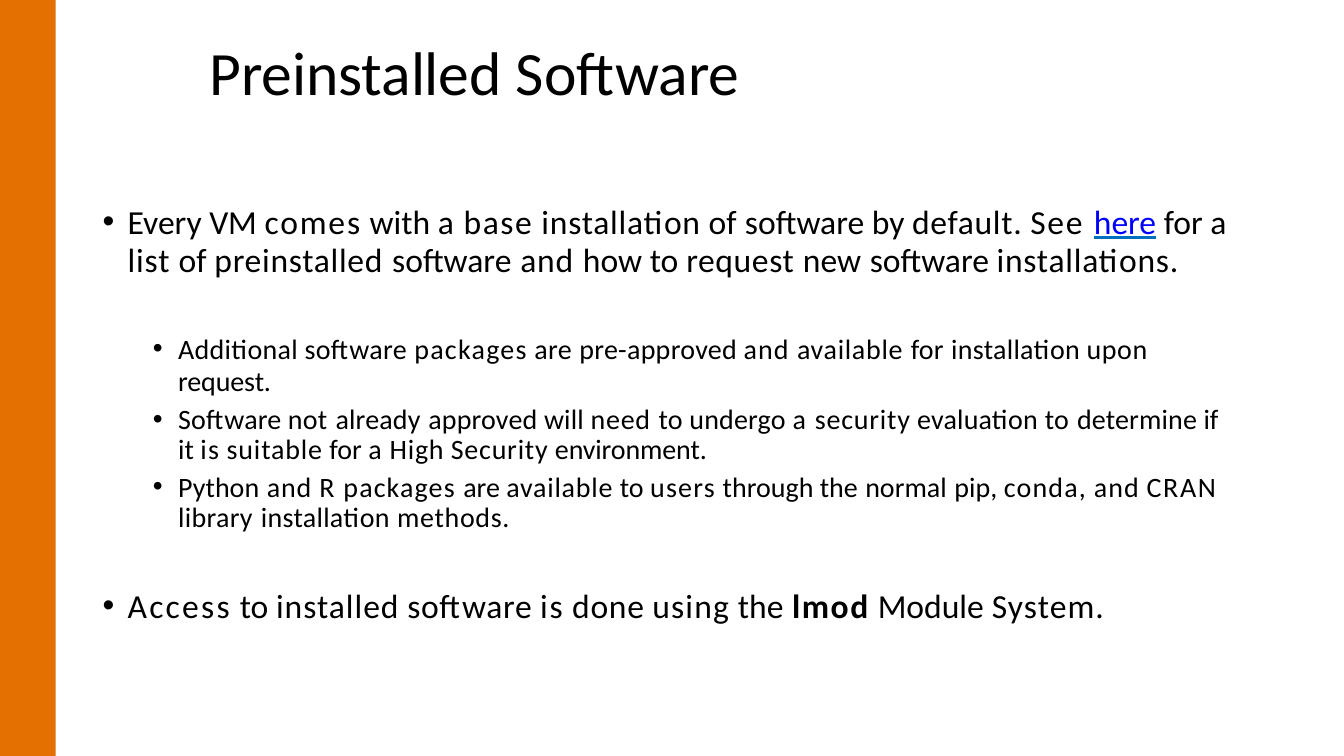
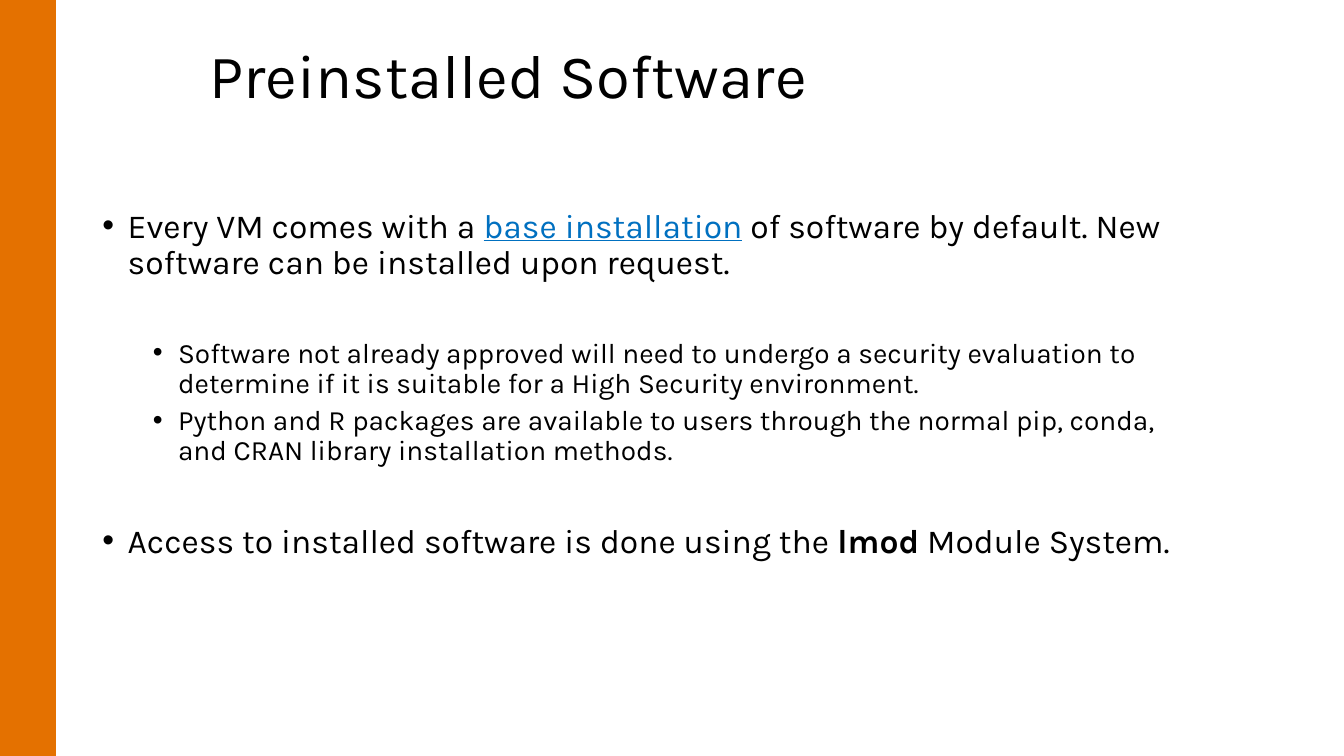
Before and after one commit to uvarc/rc-learning, a slide deck: slide 28 of content/notes/rio-intro/rio-intro.pptx (slide 18 before the commit). Drawn at 1344x756 pixels with LibreOffice and Linux fonts; fonts in the diff are those of the drawing; background and template pictures are left out. Boxes give left, top, right and bottom in pixels: in the first picture for what was removed or moved away, otherwise in the second. Text is boxed around its words. In the diff, an @@ line names an element or a change of style, - is before the commit and + after.

```diff
--- a/content/notes/rio-intro/rio-intro.pptx
+++ b/content/notes/rio-intro/rio-intro.pptx
@@ title "Preinstalled Software" at (x1=210, y1=55, x2=806, y2=99): font Calibri to Karla, letter spacing -0.1 to 0 pt; indent changed; line spacing 1 to 0.9; less space between paragraphs @@
@@ text at (x1=128, y1=215, x2=1161, y2=282): text changed; font Calibri to Karla @@
-• Every VM comes with a base installation of software by default. See here for a
-list of preinstalled software and how to request new software installations.
-  • Additional software packages are pre-approved and available for installation upon
-request.
+• Every VM comes with a base installation of software by default. New software can be installed upon request.
@@ text at (x1=128, y1=343, x2=1170, y2=562): font Calibri to Karla in "Software not already approved will need to ...", "Python and R packages are available to ...", "Access to installed software is done using ..."; letter spacing 0.1 to 0 pt in "Software not already approved will to undergo ..."; letter spacing 0.6 to 0 pt in "need security suitable High Security", "available"; letter spacing 1.1 to 0 pt in "a a", "CRAN", "lmod"; letter spacing -0.2 to 0 pt in "if"; letter spacing 0.9 to 0 pt in "is", "users"; letter spacing -0.1 to 0 pt in "environment."; letter spacing 0.5 to 0 pt in "and methods.", "software done"; letter spacing 1.3 to 0 pt in "R", "is"; letter spacing 0.8 to 0 pt in "packages conda, and", "using System."; letter spacing 0.2 to 0 pt in "library installation"; letter spacing 1.6 to 0 pt in "Access"; letter spacing 0.7 to 0 pt in "installed"; indent changed; line spacing 21pt to 0.9; less space between paragraphs; line spacing 21.8pt to 0.9; line spacing 1 to 0.9; more space between paragraphs @@
```
Also in this commit, not shown: 26 other slides changed, 13 slides added, 3 slides removed, 1 other file.
